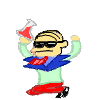
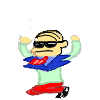
Layers edited between the first and the second 100x100 image:
painted on "Background" over [16, 18, 38, 42]
